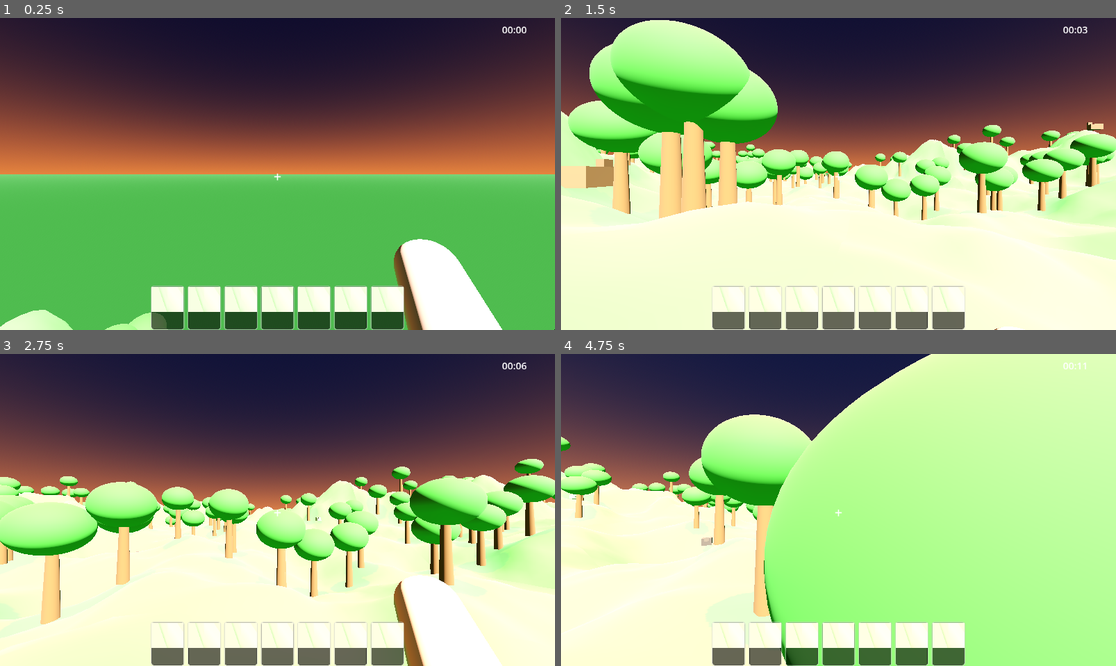
Above: before the commit, frames 1-4 (two rows, left to right).
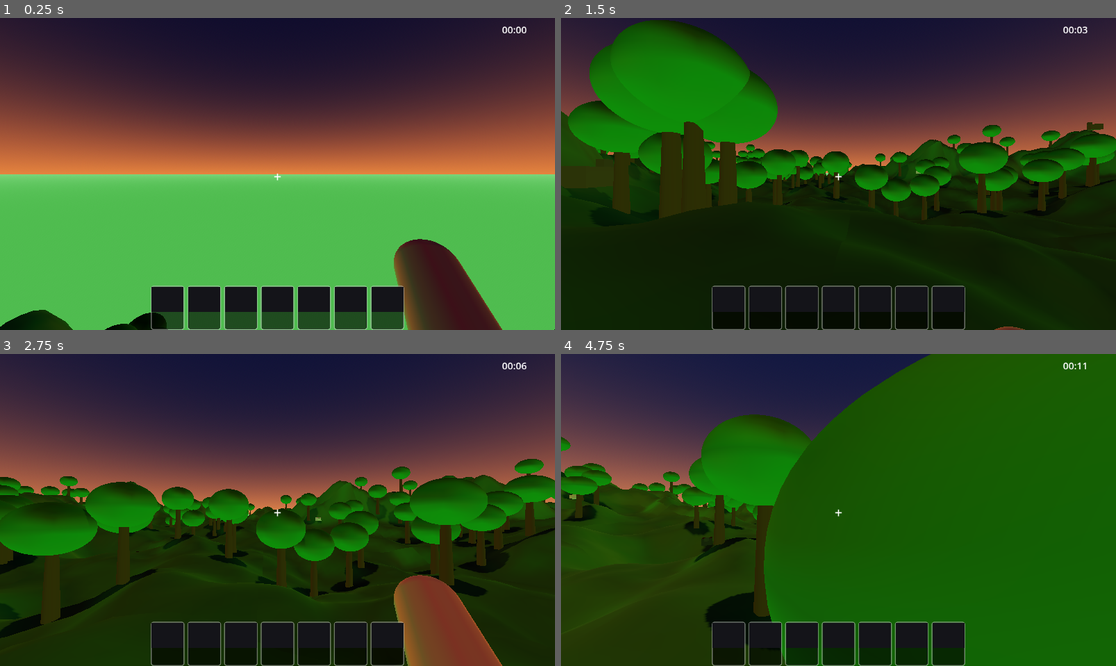
Above: after the commit, the same moments.

Repository: Hwnagseunghwan/wildcraft
Game: Godot game, scene res://scenes/main.tscn
Same seed, same stepped clock (60 frames per second), same inputs: the game is played once before the commit and once after it.
Inputs (mouse positions are in pixels of both pictures, inside the frame that each line leads up to):
- Up to frame 1 (0.25 s): no input
- Up to frame 2 (1.5 s): move the mouse to (866, 174) at 0.52 s; press the mouse at (866, 174) at 0.53 s; hold W (move_forward) from 0.53 s (still down); tap Space (jump) at 0.77 s; move the mouse to (810, 174) at 1.27 s; release the mouse at (810, 174) at 1.28 s; click (810, 174) at 1.35 s
- Up to frame 3 (2.75 s): keep holding W (move_forward); tap Space (jump) at 1.52 s; move the mouse to (288, 503) at 2.02 s; press the mouse at (288, 503) at 2.03 s
- Up to frame 4 (4.75 s): keep holding W (move_forward); move the mouse to (832, 516) at 2.77 s; release the mouse at (832, 516) at 2.78 s; click (832, 516) at 2.85 s; tap Space (jump) at 3.02, 3.77, 4.52 s; move the mouse to (877, 513) at 3.52 s; press the mouse at (877, 513) at 3.53 s; move the mouse to (794, 506) at 4.27 s; release the mouse at (794, 506) at 4.28 s; click (794, 506) at 4.35 s

The runs differ from the first frame. In frame 1, 7.4% of the frame differs, in the area x 0-91%, y 70-100%; in frame 2, 65%; in frame 3, 53%; in frame 4, 82%, in the area x 0-100%, y 0-100%.

Commit message:
fix: 인벤토리 슬롯 전체에 아이템 표시되는 버그 수정
- SubViewport.own_world_3d = true + 새 World3D 할당
- 기존에는 모든 뷰포트가 부모의 World3D를 공유해서
  한 슬롯에 메시가 생기면 전체 슬롯에 반영되는 문제 발생

Co-Authored-By: Claude Sonnet 4.6 <noreply@anthropic.com>

Diff:
--- a/scenes/ui/hud.gd
+++ b/scenes/ui/hud.gd
@@ -81,6 +81,8 @@
 	var vp := SubViewport.new()
 	vp.size                      = Vector2i(96, 96)
 	vp.transparent_bg            = false
+	vp.own_world_3d              = true   # 각 슬롯이 독립된 3D 월드 사용
+	vp.world_3d                  = World3D.new()
 	vp.render_target_update_mode = SubViewport.UPDATE_ALWAYS
 
 	# 배경 환경 (GL Compatibility에서 transparent_bg 비신뢰 → 어두운 배경 사용)
